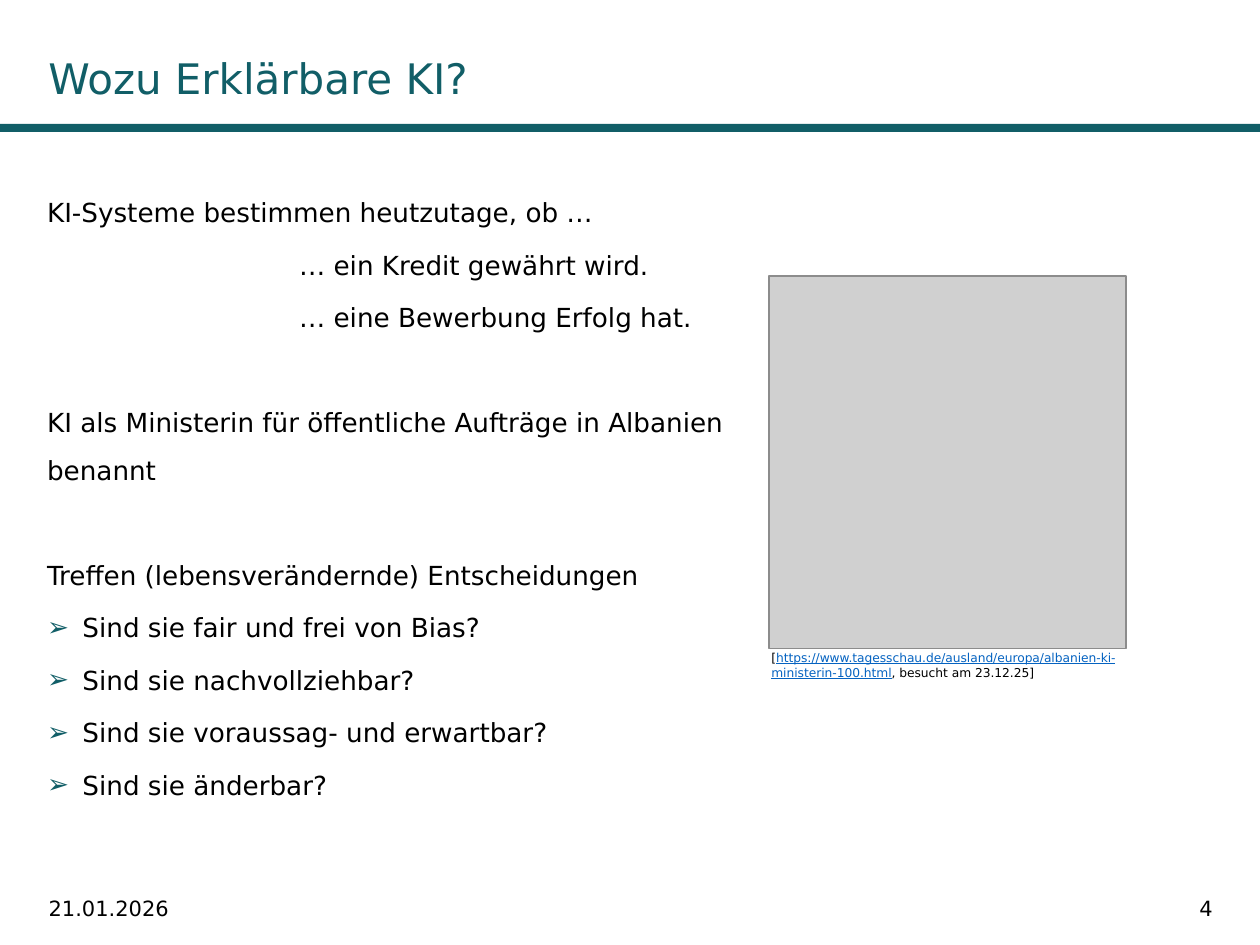
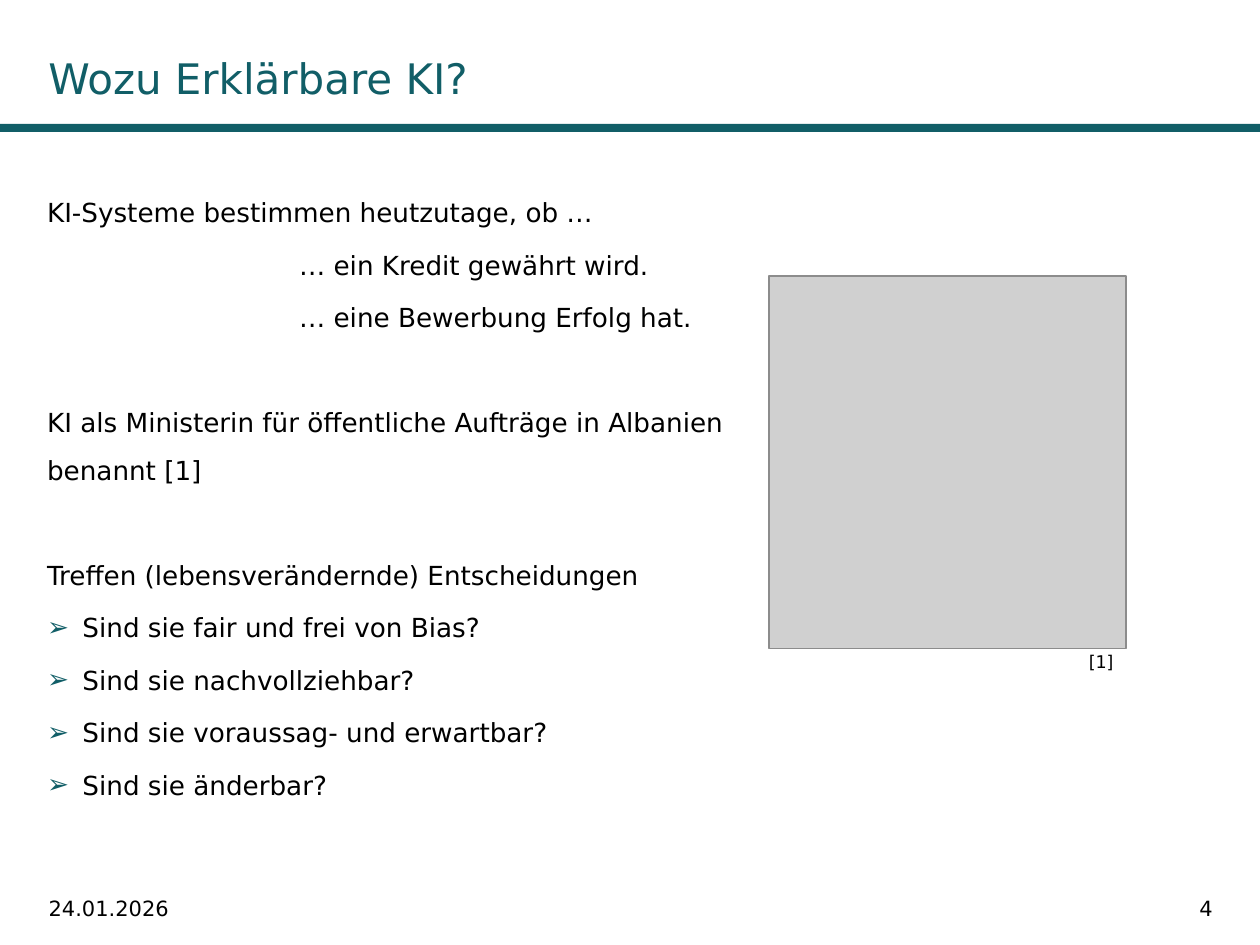
Before and after one commit to fabiw98/Seminar_DICE, a slide deck: slide 4 of Präsentation/DiCE_PowerPoint.potx. Drawn at 1260x945 pixels with LibreOffice and Linux fonts; fonts in the diff are those of the drawing; grey boxes stand for pictures; background and template pictures are left out. Boxes give left, top, right and bottom in pixels: in the first picture for what was removed or moved away, otherwise in the second. Text is boxed around its words. In the diff, an @@ line names an element or a change of style, - is before the commit and + after.

```diff
--- a/Präsentation/DiCE_PowerPoint.potx
+++ b/Präsentation/DiCE_PowerPoint.potx
@@ text at (47,412,723,484): text changed @@
-KI als Ministerin für öffentliche Aufträge in Albanien benannt
+KI als Ministerin für öffentliche Aufträge in Albanien benannt [1]
@@ text removed at (771,653,1115,679) @@
-[https://www.tagesschau.de/ausland/europa/albanien-ki-ministerin-100.html, besucht am 23.12.25]
@@ text added at (1089,654,1114,671), 10 pt, text #000000 @@
+[1]
@@ text at (49,900,169,917): text changed @@
-21.01.2026
+24.01.2026
```
Also in this commit, not shown: 34 other slides changed, 38 slides added, 2 slides removed, 3 other files.
